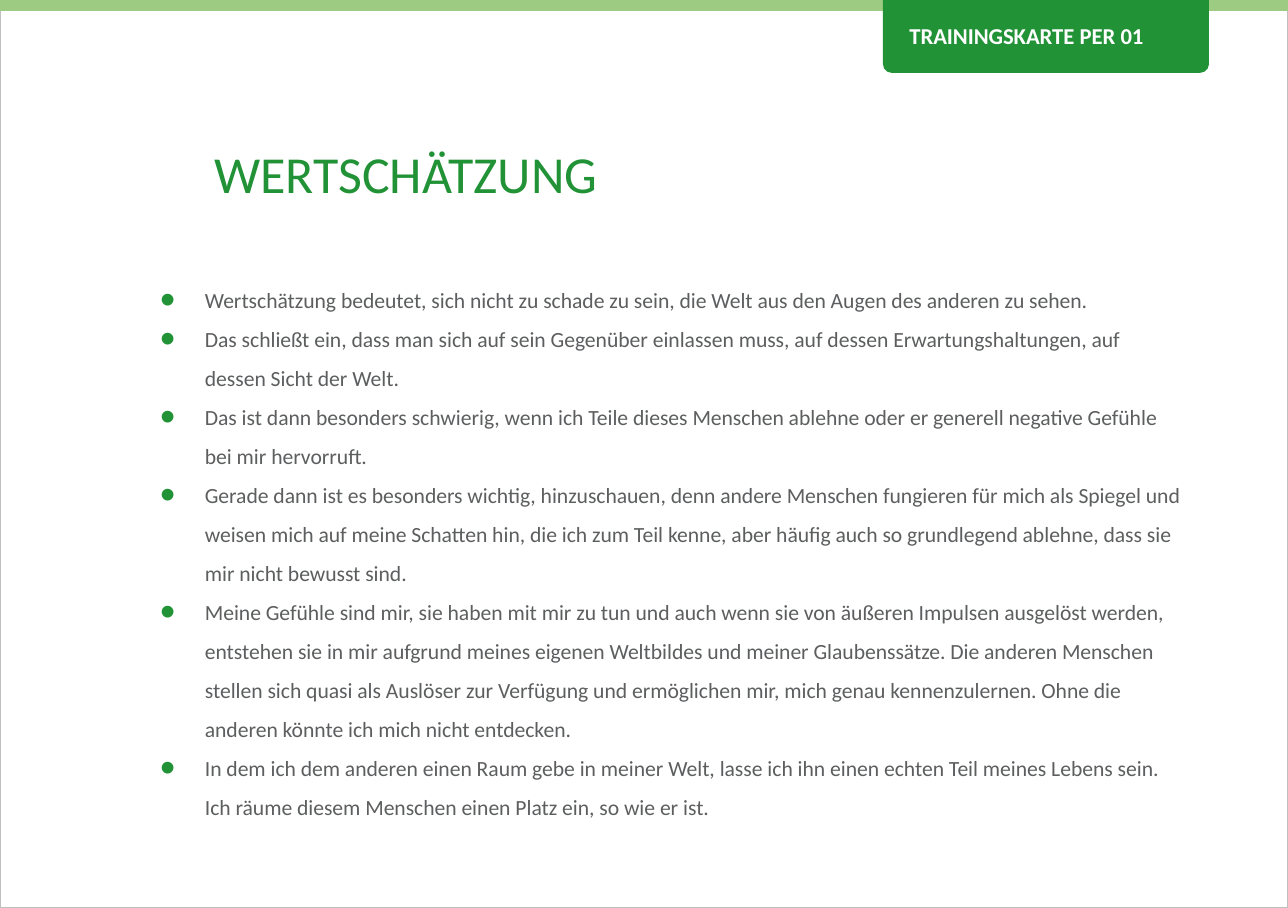
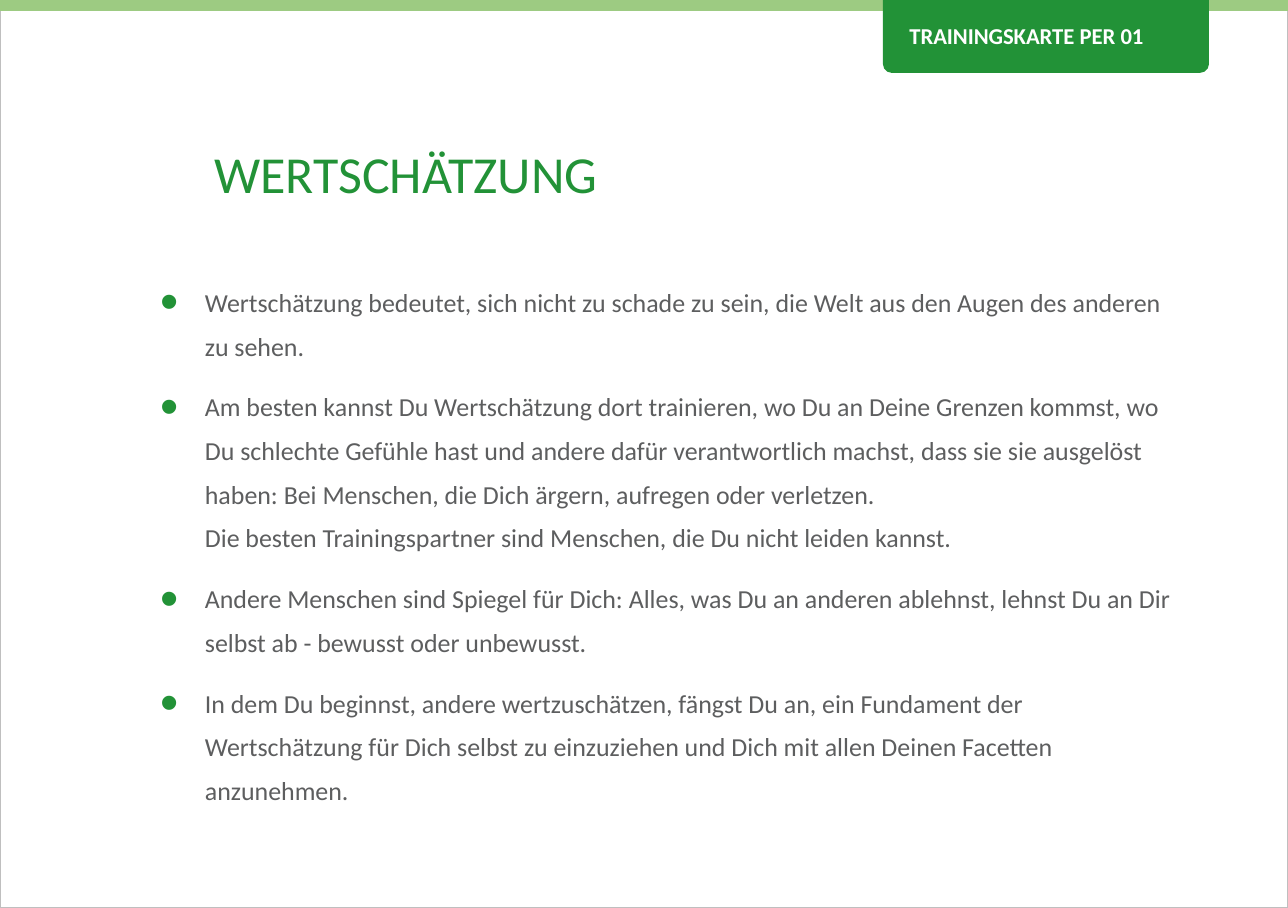
Before and after one commit to Teamtool/training-materials, a slide deck: slide 1 of emotional erwachsen/Perception (PER)/ger/apprentice/ger_PER_01_Wertschaetzung_EE_A.pptx. Drawn at 1288x908 pixels with LibreOffice and Linux fonts; fonts in the diff are those of the drawing; background and template pictures are left out. Boxes give left, top, right and bottom in pixels: in the first picture for what was removed or moved away, otherwise in the second. Text is boxed around its words. In the diff, an @@ line names an element or a change of style, - is before the commit and + after.

```diff
--- a/emotional erwachsen/Perception (PER)/ger/apprentice/ger_PER_01_Wertschaetzung_EE_A.pptx
+++ b/emotional erwachsen/Perception (PER)/ger/apprentice/ger_PER_01_Wertschaetzung_EE_A.pptx
@@ text at (205,294,1161,356): size 10 to 12 pt in "Wertschätzung bedeutet, sich nicht zu schade zu ..."; line spacing 1.5 to 1.4; more space between paragraphs @@
@@ text at (205,398,1170,800): text changed; size 10 to 12 pt @@
-• Das schließt ein, dass man sich auf sein Gegenüber einlassen muss, auf dessen Erwartungshaltungen, auf dessen Sicht der Welt.
-• Das ist dann besonders schwierig, wenn ich Teile dieses Menschen ablehne oder er generell negative Gefühle bei mir hervorruft.
-• Gerade dann ist es besonders wichtig, hinzuschauen, denn andere Menschen fungieren für mich als Spiegel und weisen mich auf meine Schatten hin, die ich zum Teil kenne, aber häufig auch so grundlegend ablehne, dass sie mir nicht bewusst sind.
-• Meine Gefühle sind mir, sie haben mit mir zu tun und auch wenn sie von äußeren Impulsen ausgelöst werden, entstehen sie in mir aufgrund meines eigenen Weltbildes und meiner Glaubenssätze. Die anderen Menschen stellen sich quasi als Auslöser zur Verfügung und ermöglichen mir, mich genau kennenzulernen. Ohne die anderen könnte ich mich nicht entdecken.
-• In dem ich dem anderen einen Raum gebe in meiner Welt, lasse ich ihn einen echten Teil meines Lebens sein. Ich räume diesem Menschen einen Platz ein, so wie er ist.
+• Am besten kannst Du Wertschätzung dort trainieren, wo Du an Deine Grenzen kommst, wo Du schlechte Gefühle hast und andere dafür verantwortlich machst, dass sie sie ausgelöst haben: Bei Menschen, die Dich ärgern, aufregen oder verletzen.
+  Die besten Trainingspartner sind Menschen, die Du nicht leiden kannst.
+• Andere Menschen sind Spiegel für Dich: Alles, was Du an anderen ablehnst, lehnst Du an Dir selbst ab - bewusst oder unbewusst.
+• In dem Du beginnst, andere wertzuschätzen, fängst Du an, ein Fundament der Wertschätzung für Dich selbst zu einzuziehen und Dich mit allen Deinen Facetten anzunehmen.
```
Also in this commit, not shown: 1 other slide changed, 1 other file.
